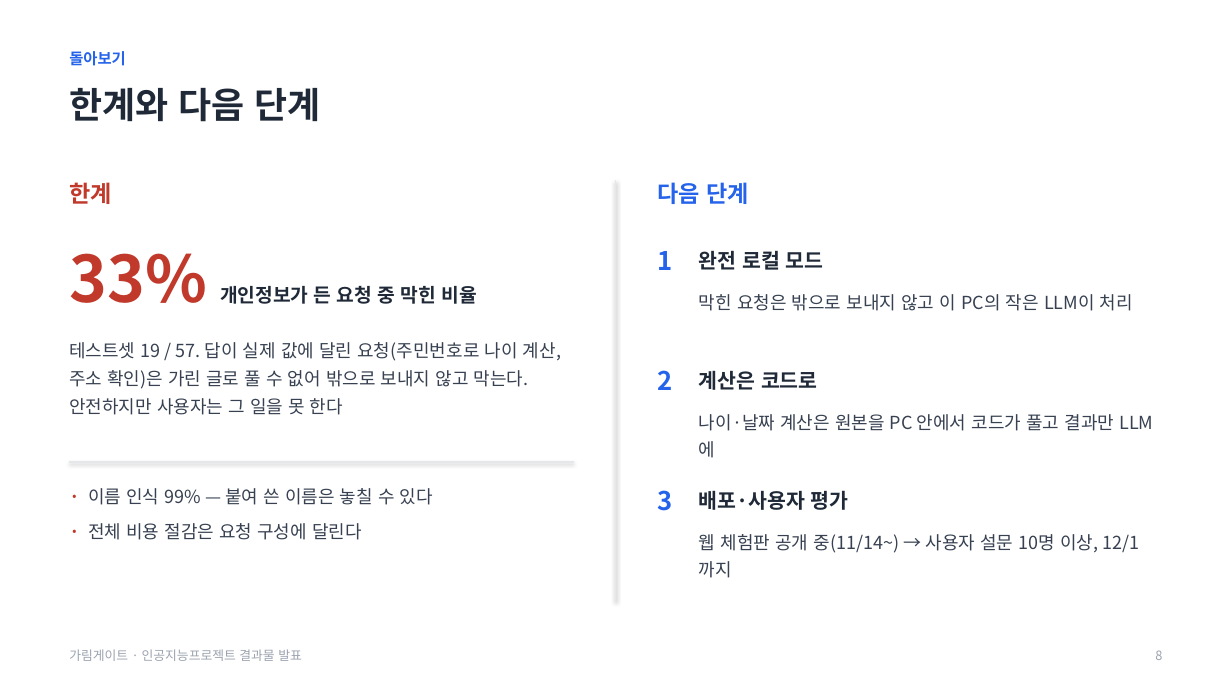
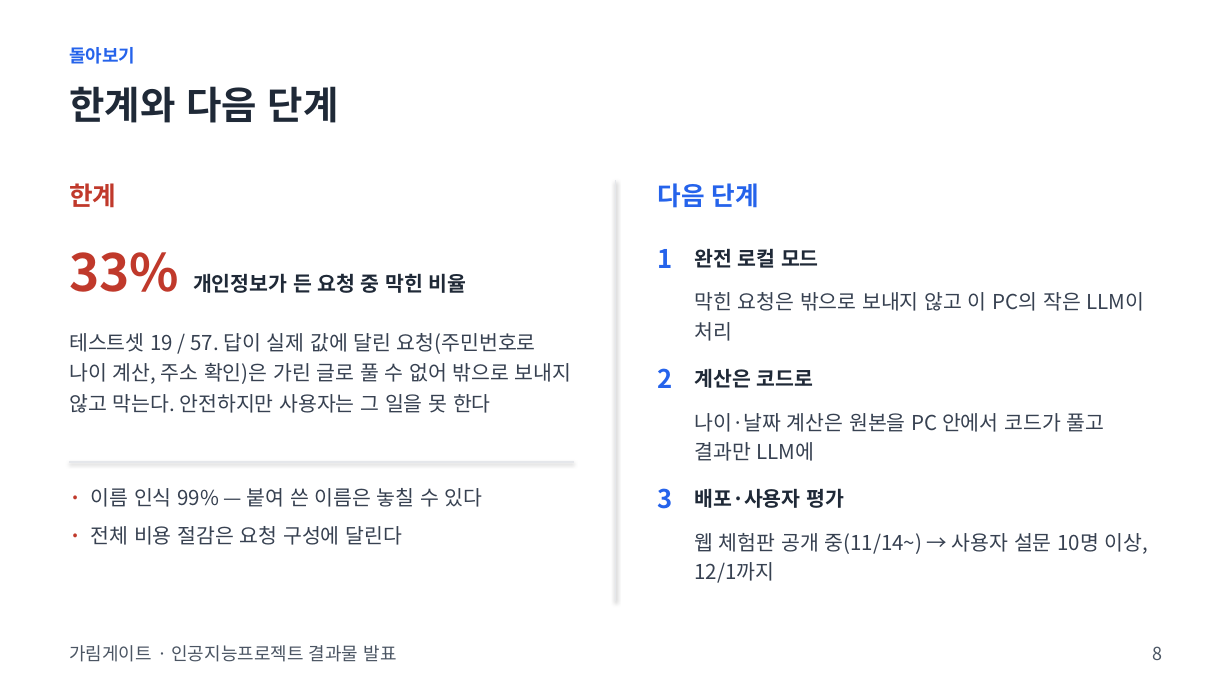
Before and after one commit to baesanggue/ai-gateway, a slide deck: slide 8 of docs/presentation/2026-11-17-garimgate.pptx. Drawn at 1232x693 pixels with LibreOffice and Linux fonts; fonts in the diff are those of the drawing. Boxes give left, top, right and bottom in pixels: in the first picture for what was removed or moved away, otherwise in the second. Text is boxed around its words. In the diff, an @@ line names an element or a change of style, - is before the commit and + after.

```diff
--- a/docs/presentation/2026-11-17-garimgate.pptx
+++ b/docs/presentation/2026-11-17-garimgate.pptx
@@ text "돌아보기" at box(69, 47, 135, 64): size 12 to 14 pt @@
@@ text "한계와 다음 단계" at box(69, 86, 339, 123): size 28 to 30 pt @@
@@ text "한계" at box(69, 183, 116, 208): size 18 to 20 pt @@
@@ text "다음 단계" at box(657, 183, 759, 208): size 18 to 20 pt @@
@@ text "33% 개인정보가 든 요청 중 ..." at box(69, 252, 467, 293): size 50 to 40 pt in "33%"; size 15 to 16 pt in "개인정보가 든 요청 중 막힌 비율" @@
@@ text "완전 로컬 모드": place and size @@
-text "완전 로컬 모드" at box(699, 250, 824, 270)
+text "완전 로컬 모드" at box(694, 248, 819, 268)
@@ text "테스트셋 19 / 57. 답이 ...": place and size @@
-text "테스트셋 19 / 57. 답이 ..." at box(69, 342, 561, 415)
+text "테스트셋 19 / 57. 답이 ..." at box(69, 333, 572, 413)
@@ text "테스트셋 19 / 57. 답이 ..." at box(69, 333, 572, 413): size 14 to 16 pt; line spacing 1.3 to 1.25 @@
@@ text "계산은 코드로": place and size @@
-text "계산은 코드로" at box(699, 370, 818, 390)
+text "계산은 코드로" at box(694, 368, 814, 388)
@@ text "배포·사용자 평가": place and size @@
-text "배포·사용자 평가" at box(699, 490, 849, 510)
+text "배포·사용자 평가" at box(694, 488, 844, 508)
@@ size 14 to 16 pt; line spacing 1.25 to 1.2 in 4 elements at box(91, 488, 483, 545), box(694, 292, 1145, 341), box(694, 413, 1105, 461), box(694, 533, 1148, 583) @@
@@ text "가림게이트 · 인공지능프로젝트 결과물 발표" at box(69, 645, 396, 662): size 10 to 14 pt, text colour #9CA3AF to #4B5563 @@
@@ text "8" at box(1152, 646, 1162, 660): size 10 to 14 pt, text colour #9CA3AF to #4B5563 @@
```
Also in this commit, not shown: 8 other slides changed, 1 other file.
